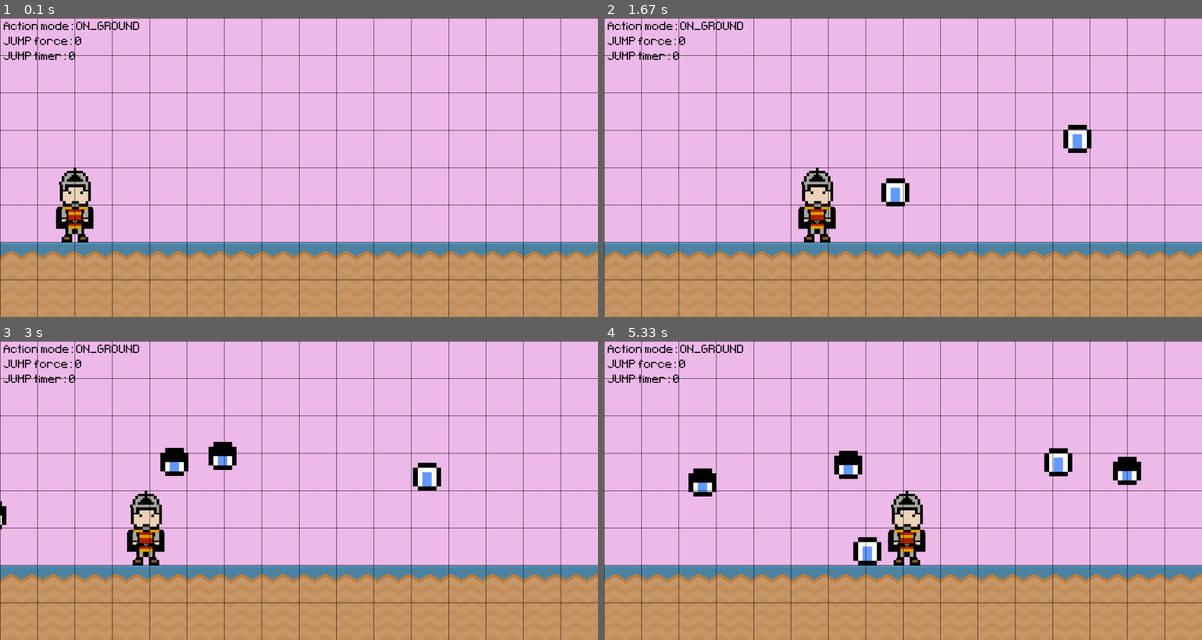
Above: before the commit, frames 1-4 (two rows, left to right).
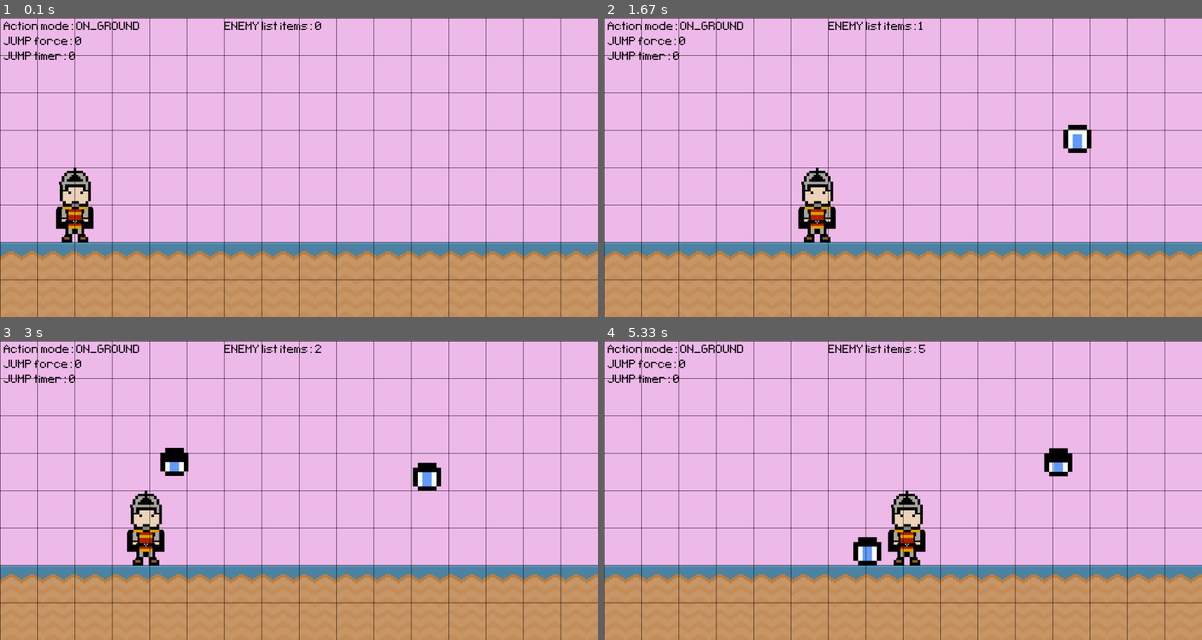
Above: after the commit, the same moments.

Repository: alo40/pygame_pininos
Game: pygame game, started from main_pininos.py
Two runs of this game, one before a commit and one after it. Both use one fixed random seed, a clock stepped at 60 frames per second and the inputs below.
Inputs:
- Up to frame 1 (0.1 s): no input
- Up to frame 2 (1.67 s): hold Right 0.33-0.8 s; hold Right 0.83-1.3 s; hold Left from 1.33 s (still down)
- Up to frame 3 (3 s): release Left at 1.87 s; hold Down 1.9-2.2 s; hold Left 2.23-2.63 s; hold Right from 2.67 s (still down)
- Up to frame 4 (5.33 s): release Right at 3.3 s; hold Down 3.33-3.7 s; hold Left 3.73-4.2 s; hold Right 4.23-4.7 s; hold Right 4.73-5.2 s; hold Left from 5.23 s (still down)

The runs differ from the first frame. In frame 1, 0.2% of the frame differs, in the area x 37-54%, y 1-4%; in frame 2, 0.6%; in frame 3, 0.8%; in frame 4, 1.6%, in the area x 14-90%, y 1-69%.

Commit message:
update Enemy class animation

Diff:
--- a/main_pininos.py
+++ b/main_pininos.py
@@ -128,6 +128,9 @@
     def __init__(self, type):
         super().__init__()
 
+        # parameters
+        self.move_speed = 10
+
         if type == 'enemy_01':
 
             # enemy_01 frames
@@ -158,7 +161,7 @@
 
     def movement(self):
 
-        self.rect.x -= move_speed
+        self.rect.x -= self.move_speed
 
     def animation(self):
 
@@ -240,18 +243,18 @@
 # hero_surf = hero_frames[hero_frame_index]
 # hero_rect = hero_surf.get_rect(midbottom=(200, screen_height - ground_rect.height))
 
-# create enemy_01 surface/rectangle
-enemy_01_frame1 = pg.image.load('graphics/eye_sprite1.png').convert_alpha()
-enemy_01_frame2 = pg.image.load('graphics/eye_sprite2.png').convert_alpha()
-enemy_01_frame3 = pg.image.load('graphics/eye_sprite3.png').convert_alpha()
-enemy_01_frame4 = pg.image.load('graphics/eye_sprite2.png').convert_alpha()
-enemy_01_frames = [enemy_01_frame1, enemy_01_frame2, enemy_01_frame3, enemy_01_frame4]
-enemy_01_frame_index = 0
-enemy_01_surf = enemy_01_frames[enemy_01_frame_index]
-enemy_01_rect = enemy_01_surf.get_rect(midbottom=(600, screen_height - ground_rect.height))
-
-# create enemy_01 rectangle list
-enemy_01_rect_list = []
+# # create enemy_01 surface/rectangle
+# enemy_01_frame1 = pg.image.load('graphics/eye_sprite1.png').convert_alpha()
+# enemy_01_frame2 = pg.image.load('graphics/eye_sprite2.png').convert_alpha()
+# enemy_01_frame3 = pg.image.load('graphics/eye_sprite3.png').convert_alpha()
+# enemy_01_frame4 = pg.image.load('graphics/eye_sprite2.png').convert_alpha()
+# enemy_01_frames = [enemy_01_frame1, enemy_01_frame2, enemy_01_frame3, enemy_01_frame4]
+# enemy_01_frame_index = 0
+# enemy_01_surf = enemy_01_frames[enemy_01_frame_index]
+# enemy_01_rect = enemy_01_surf.get_rect(midbottom=(600, screen_height - ground_rect.height))
+#
+# # create enemy_01 rectangle list
+# enemy_01_rect_list = []
 
 # # create enemy_02 surface/rectangle
 # enemy_02_surf = pg.image.load('graphics/ogre_ia_simple.png').convert_alpha()
@@ -277,7 +280,7 @@
 pg.time.set_timer(timer_enemy_01_animation, 200)  # tigger event in x ms
 
 # # game parameters
-move_speed = 10  # overall movement speed
+# move_speed = 10  # overall movement speed
 # gravity = 10  # overall gravity (not realistic)
 # jump_velocity = 0
 # jump_timer = 0
@@ -333,38 +336,38 @@
             # add new element to Enemy class group 'enemigo'
             enemigo.add(Enemy('enemy_01'))
 
-            # obstacle appear at random position
-            rand_position_x = randint(1200, 1800)
-            rand_position_y = screen_height - ground_rect.height - randint(0, 300)
-            enemy_01_rect_index = enemy_01_surf.get_rect(bottomright=(rand_position_x, rand_position_y))
-
-            # append obstacle only if
-            if not enemy_01_rect_list:  # empty list
-                enemy_01_rect_list.append(enemy_01_rect_index)
-            else:
-                enemy_01_rect_list.append(enemy_01_rect_index)
-
-                # remove enemy_01 if out of the screen (left side)
-                for enemy_01 in enemy_01_rect_list:
-                    if enemy_01.x < 0: enemy_01_rect_list.remove(enemy_01)
+            # # obstacle appear at random position
+            # rand_position_x = randint(1200, 1800)
+            # rand_position_y = screen_height - ground_rect.height - randint(0, 300)
+            # enemy_01_rect_index = enemy_01_surf.get_rect(bottomright=(rand_position_x, rand_position_y))
+            #
+            # # append obstacle only if
+            # if not enemy_01_rect_list:  # empty list
+            #     enemy_01_rect_list.append(enemy_01_rect_index)
+            # else:
+            #     enemy_01_rect_list.append(enemy_01_rect_index)
+            #
+            #     # remove enemy_01 if out of the screen (left side)
+            #     for enemy_01 in enemy_01_rect_list:
+            #         if enemy_01.x < 0: enemy_01_rect_list.remove(enemy_01)
 
         ## TIMER EVENT: ENEMY_01 ANIMATION #############################################
         if event.type == timer_enemy_01_animation and not game_over:
 
-            # change enemy_01_frame_index: from 0 to 1 or form 1 to 0
-            enemy_01_frame_index += 1
-            if enemy_01_frame_index > len(enemy_01_frames) - 1:
-                enemy_01_frame_index = 0
-
-            # update enemy_01 surface
-            enemy_01_surf = enemy_01_frames[enemy_01_frame_index]
+            # # change enemy_01_frame_index: from 0 to 1 or form 1 to 0
+            # enemy_01_frame_index += 1
+            # if enemy_01_frame_index > len(enemy_01_frames) - 1:
+            #     enemy_01_frame_index = 0
+            #
+            # # update enemy_01 surface
+            # enemy_01_surf = enemy_01_frames[enemy_01_frame_index]
 
             # enemigo animation
             if len(enemigo.sprites()) == 0:
                 pass
             else:
-                enemigo.sprites()[0].animation()
-
+                for enemigo_index in enemigo.sprites():
+                    enemigo_index.animation()
 
     ####################################################################################
     # game mode: GAME OVER
@@ -541,11 +544,11 @@
 
         ## ENEMIES MOVEMENT ############################################################
 
-        # draw enemy_01 and movement
-        if enemy_01_rect_list:  # check if list is not empty
-            for enemy_01_rect_index in enemy_01_rect_list:
-                screen.blit(enemy_01_surf, enemy_01_rect_index)
-                enemy_01_rect_index.x -= move_speed
+        # # draw enemy_01 and movement
+        # if enemy_01_rect_list:  # check if list is not empty
+        #     for enemy_01_rect_index in enemy_01_rect_list:
+        #         screen.blit(enemy_01_surf, enemy_01_rect_index)
+        #         enemy_01_rect_index.x -= move_speed
 
         # # draw enemy_02 and movement
         # screen.blit(enemy_02_surf, enemy_02_rect)
@@ -554,12 +557,12 @@
 
         ## COLLISION ###################################################################
 
-        # hero collision with enemy_01!
-        for enemy_01_rect_index in enemy_01_rect_list:
-            if hero.sprite.rect.colliderect(enemy_01_rect_index):
-                text_collision = game_active_font.render('Enemy collision: GAME OVER!', False, 'Red')
-                screen.blit(text_collision, (650, 10))
-                # game_over = True  # GAME OVER!
+        # # hero collision with enemy_01!
+        # for enemy_01_rect_index in enemy_01_rect_list:
+        #     if hero.sprite.rect.colliderect(enemy_01_rect_index):
+        #         text_collision = game_active_font.render('Enemy collision: GAME OVER!', False, 'Red')
+        #         screen.blit(text_collision, (650, 10))
+        #         # game_over = True  # GAME OVER!
 
         # # hero collision with enemy_02!
         # if hero_rect.colliderect(enemy_02_rect):
@@ -600,6 +603,10 @@
     text_screen = game_active_font.render(f'JUMP timer: {hero.sprite.jump_timer}', False, 'Black')
     screen.blit(text_screen, (10, 90))
 
+    # print game score list on screen
+    text_screen = game_active_font.render(f'ENEMY list items: {len(enemigo.sprites())}', False, 'Black')
+    screen.blit(text_screen, (600, 10))
+
     # # print game score list on screen
     # text_screen = game_active_font.render(f'Score: {game_score}', False, 'Black')
     # screen.blit(text_screen, (10, 90))
